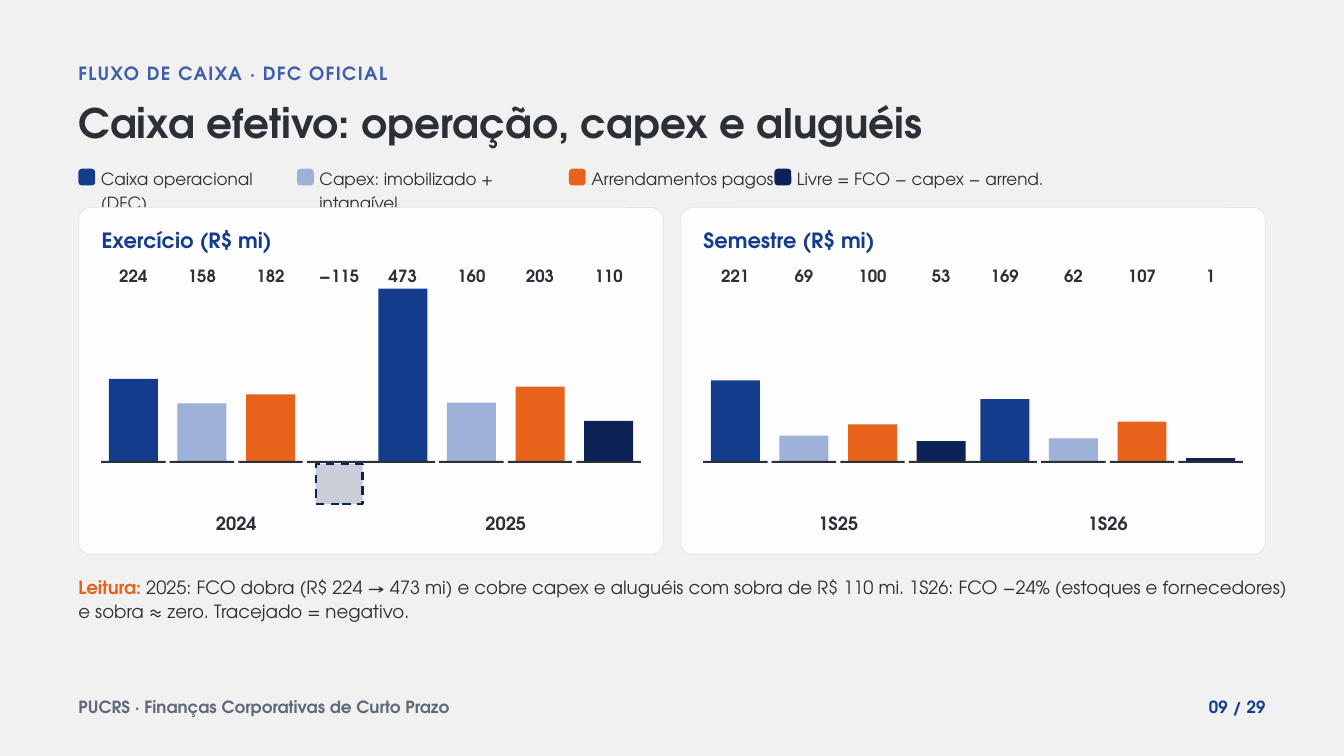
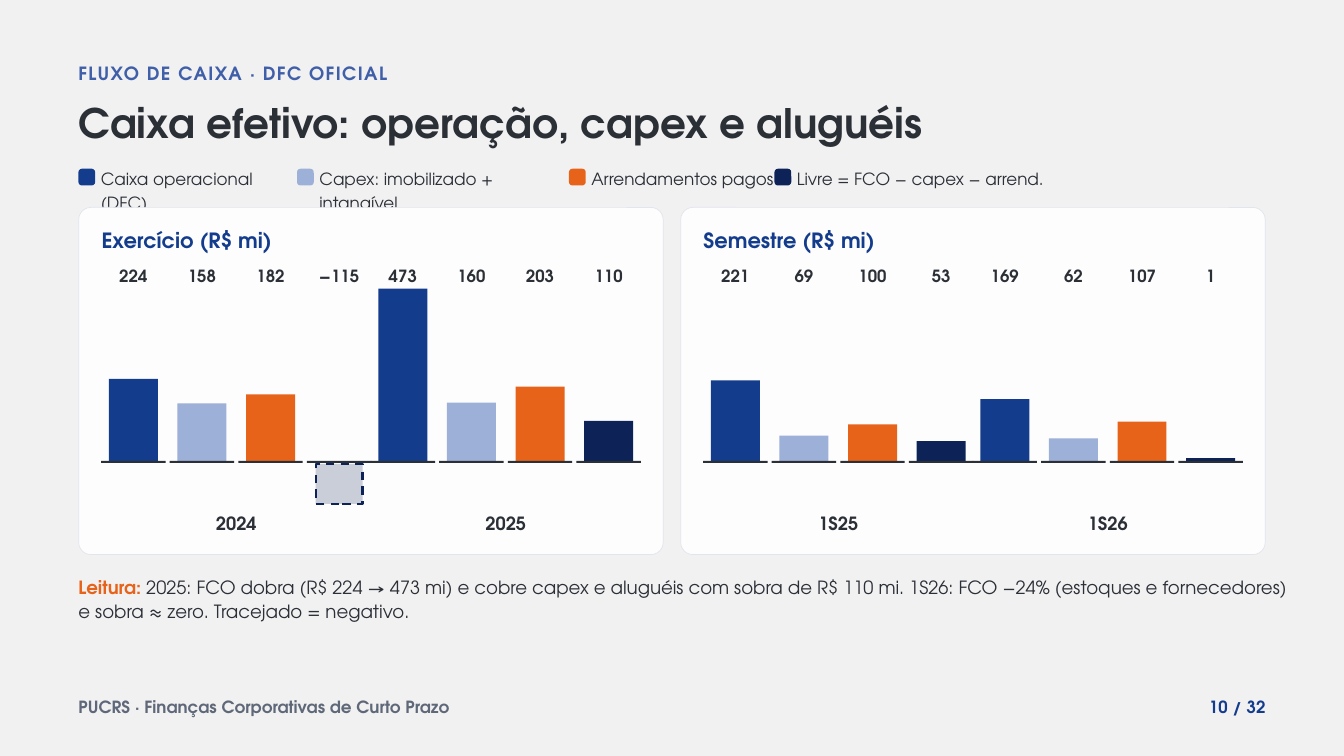
Before and after one commit to pedromartinilehn/DesenvolvimentoEconomico, a slide deck: slide 10 of farmacias/entrega2/Panvel_Entrega2_e_Diagnostico_de_Lojas.pptx (slide 9 before the commit). Drawn at 1344x756 pixels with LibreOffice and Linux fonts; fonts in the diff are those of the drawing. Boxes give left, top, right and bottom in pixels: in the first picture for what was removed or moved away, otherwise in the second. Text is boxed around its words. In the diff, an @@ line names an element or a change of style, - is before the commit and + after.

```diff
--- a/farmacias/entrega2/Panvel_Entrega2_e_Diagnostico_de_Lojas.pptx
+++ b/farmacias/entrega2/Panvel_Entrega2_e_Diagnostico_de_Lojas.pptx
@@ text at [1209, 700, 1266, 713]: text changed @@
-09 / 29
+10 / 32
```
Also in this commit, not shown: 28 other slides changed, 3 slides added, 3 other files.
